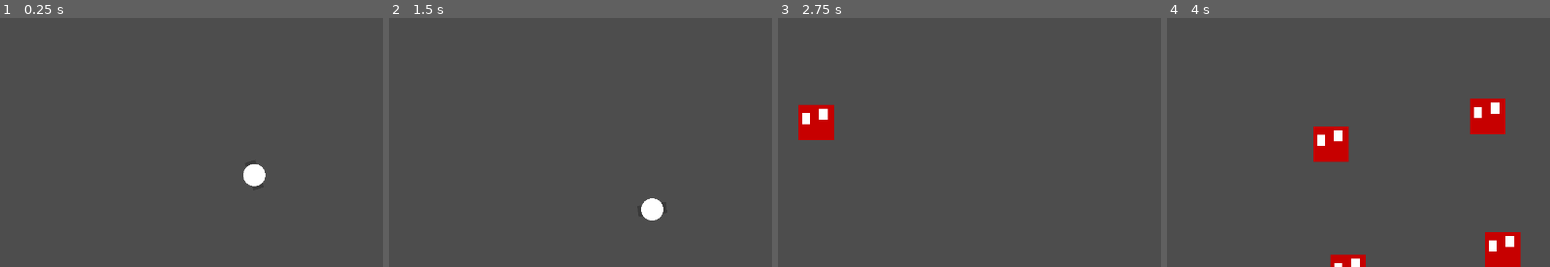
Above: before the commit, frames 1-4 (left to right).
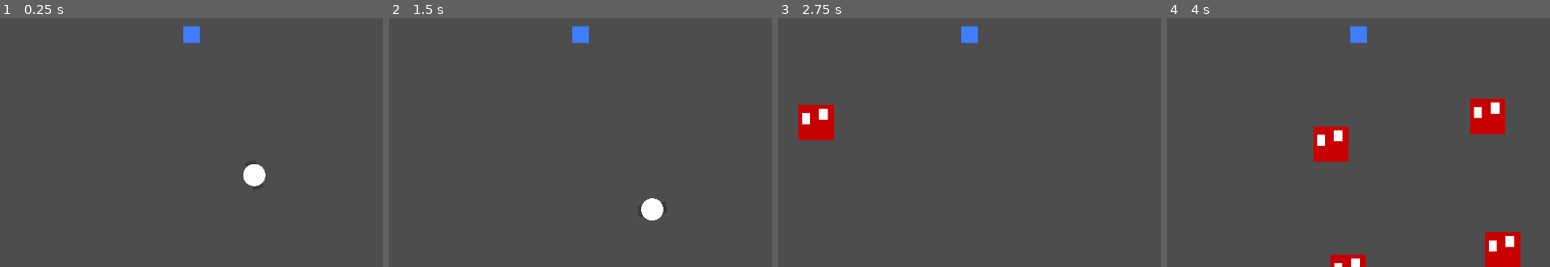
Above: after the commit, the same moments.

Repository: Garrett-Ravatt/DEEBSMoP
Game: Godot game, scene res://test-scenes/get_the_man.tscn
Two runs of this game, one before a commit and one after it. Both use one fixed random seed, a clock stepped at 60 frames per second and the inputs below. The project has no main scene, so this scene is started directly.
Inputs (mouse positions are % of the whole screen's width and height, from its top left):
- Up to frame 1 (0.25 s): no input
- Up to frame 2 (1.5 s): tap Enter at 0.5 s; move the mouse to (73, 45) at 0.52 s; hold D (move_right) 0.53-1.28 s; click (73, 45) at 0.6 s; move the mouse to (30, 55) at 1.27 s; hold S (move_down) from 1.28 s (still down); right-click (30, 55) at 1.35 s
- Up to frame 3 (2.75 s): move the mouse to (61, 28) at 2.02 s; release S (move_down) at 2.03 s; hold D (move_right) from 2.03 s (still down); click (61, 28) at 2.1 s
- Up to frame 4 (4 s): move the mouse to (46, 70) at 2.77 s; release D (move_right) at 2.78 s; hold W (move_up) 2.78-3.53 s; right-click (46, 70) at 2.85 s; move the mouse to (81, 65) at 3.52 s; hold A (move_left) from 3.53 s (still down); click (81, 65) at 3.6 s
The pictures show only the part of the screen within x 16-66%, y 12-62%; the shares and areas given below are measured in that part.

The runs differ from the first frame. In frame 1, 0.3% of the frame differs, in the area x 47-53%, y 3-11%; in frame 2, 0.3%; in frame 3, 0.3%; in frame 4, 0.3%.

Commit message:
added ammo pickup

Diff:
--- /dev/null
+++ b/objects/Pickups/Ammo.gd
@@ -0,0 +1,7 @@
+extends Area2D
+
+
+
+func _on_body_entered(body):
+	if(body.has_method("get_ammo")):
+		body.get_ammo()
--- /dev/null
+++ b/objects/Pickups/Ammo.tscn
@@ -0,0 +1,28 @@
+[gd_scene load_steps=3 format=3 uid="uid://b6ub2tue8g7yc"]
+
+[ext_resource type="Script" path="res://objects/Pickups/Ammo.gd" id="1_guo8b"]
+
+[sub_resource type="RectangleShape2D" id="RectangleShape2D_rsjm2"]
+size = Vector2(30, 30)
+
+[node name="Ammo" type="Area2D"]
+script = ExtResource("1_guo8b")
+
+[node name="ColorRect" type="ColorRect" parent="."]
+anchors_preset = 8
+anchor_left = 0.5
+anchor_top = 0.5
+anchor_right = 0.5
+anchor_bottom = 0.5
+offset_left = -15.0
+offset_top = -15.0
+offset_right = 15.0
+offset_bottom = 15.0
+grow_horizontal = 2
+grow_vertical = 2
+color = Color(0.243137, 0.494118, 1, 1)
+
+[node name="CollisionShape2D" type="CollisionShape2D" parent="."]
+shape = SubResource("RectangleShape2D_rsjm2")
+
+[connection signal="body_entered" from="." to="." method="_on_body_entered"]
--- a/objects/the_man.gd
+++ b/objects/the_man.gd
@@ -148,3 +148,8 @@
 			ammo-=1
 	reload_timer.set_wait_time(.4)
 	reload_timer.start()
+
+
+
+func get_ammo():
+	ammo += 8
--- a/objects/the_man.tscn
+++ b/objects/the_man.tscn
@@ -51,7 +51,7 @@
 collision_mask = 2
 
 [node name="CollisionPolygon2D" type="CollisionPolygon2D" parent="PrimaryFireHurtbox"]
-polygon = PackedVector2Array(0, 0, -160, -140, 0, -160, 172, -140)
+polygon = PackedVector2Array(0, 0, -172, -160, 0, -190, 172, -160)
 
 [node name="SecondaryFireHurtbox" type="Area2D" parent="."]
 rotation = 3.14159
--- a/test-scenes/get_the_man.tscn
+++ b/test-scenes/get_the_man.tscn
@@ -1,8 +1,9 @@
-[gd_scene load_steps=4 format=3 uid="uid://dd0s51ahsweea"]
+[gd_scene load_steps=5 format=3 uid="uid://dd0s51ahsweea"]
 
 [ext_resource type="PackedScene" uid="uid://ck2ec7r4qsdr4" path="res://objects/the_man.tscn" id="1_mu60b"]
 [ext_resource type="PackedScene" uid="uid://dbtdb1i3qgyls" path="res://objects/bounding_box.tscn" id="1_na08b"]
 [ext_resource type="PackedScene" uid="uid://bq4cy38o7vn18" path="res://objects/enemies/emeny_spawner.tscn" id="2_f2gc1"]
+[ext_resource type="PackedScene" uid="uid://b6ub2tue8g7yc" path="res://objects/Pickups/Ammo.tscn" id="4_84kud"]
 
 [node name="GetTheMan" type="Node2D"]
 
@@ -25,3 +26,6 @@
 
 [node name="TheMan" parent="." instance=ExtResource("1_mu60b")]
 position = Vector2(683, 396)
+
+[node name="Area2D" parent="." instance=ExtResource("4_84kud")]
+position = Vector2(570, 142)
